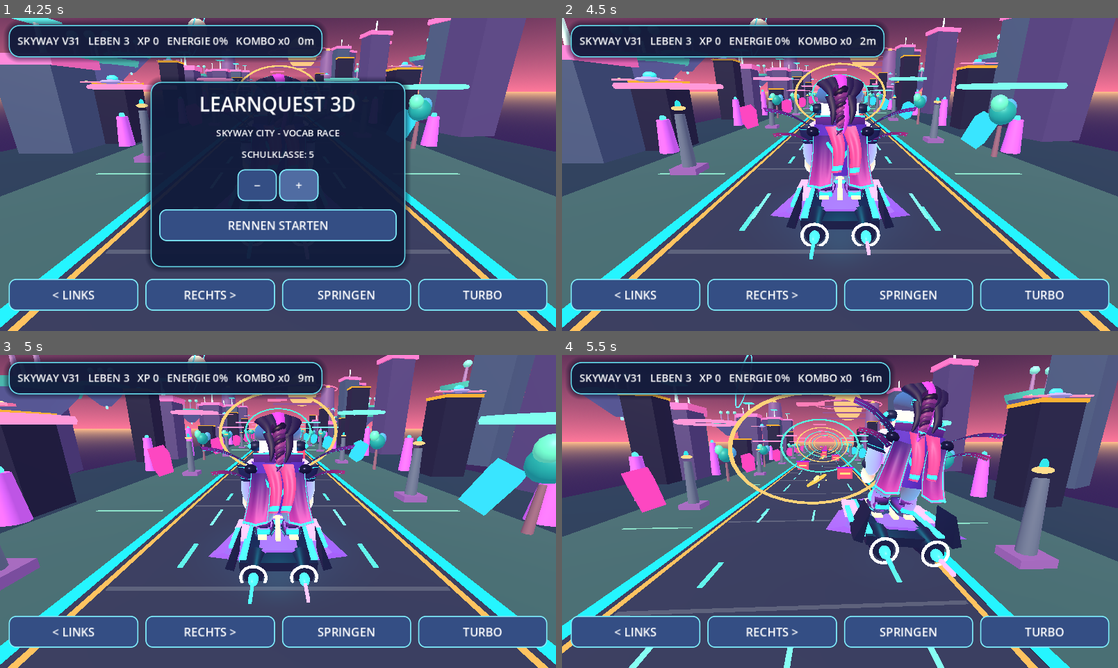
Above: before the commit, frames 1-4 (two rows, left to right).
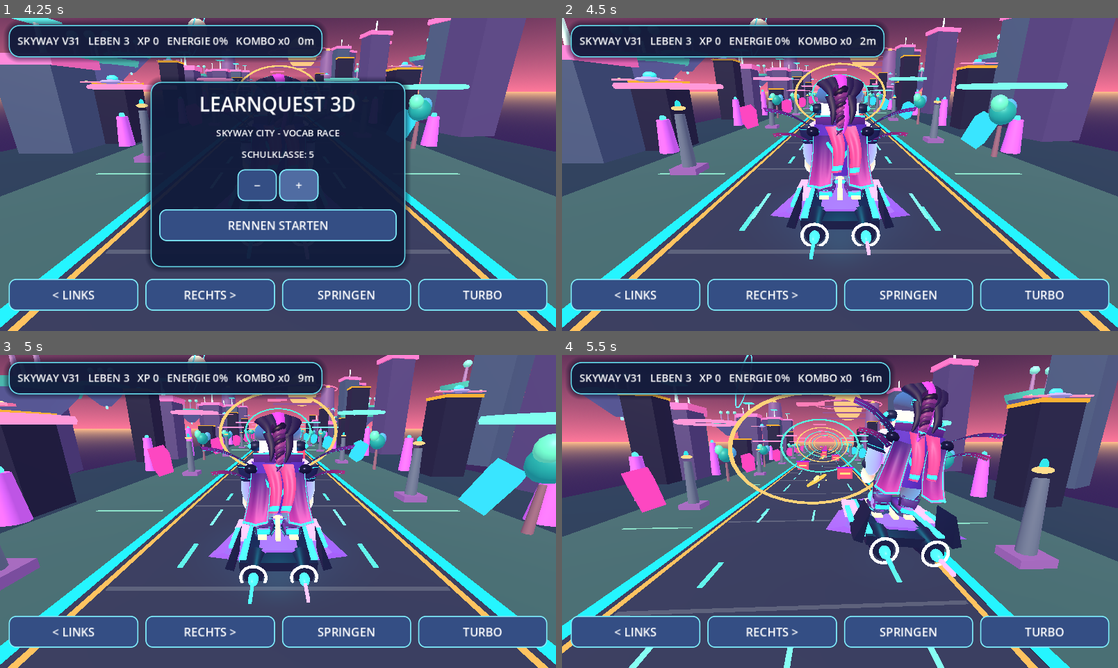
Above: after the commit, the same moments.

Repository: mtothek0703/learnquest-unity-web
Game: Godot game, scene res://main.tscn
Same seed, same stepped clock (60 frames per second), same inputs: the game is played once before the commit and once after it.
Inputs:
- Up to frame 1 (4.25 s): click "RECHTS >" at 0.5 s; click "SPRINGEN" at 1.25 s; click "TURBO" at 2 s; click "−" at 2.75 s; click "+" at 3.5 s
- Up to frame 2 (4.5 s): click "RENNEN STARTEN" at 4.25 s
- Up to frame 3 (5 s): no input
- Up to frame 4 (5.5 s): hold Right from 5.03 s (still down); tap Space at 5.27 s

Frame 1 is identical in both runs. In frame 2, less than 0.1% of the frame differs, in the area x 46-54%, y 51-56%; in frame 3, less than 0.1%; in frame 4, 0.2%, in the area x 55-65%, y 40-50%.

Commit message:
Skyway V34: sculpted animated rider leg armor and immutable release checks

Diff:
--- a/godot/rider_character.gd
+++ b/godot/rider_character.gd
@@ -339,6 +339,10 @@
         footwear.name = "SculptedHoverBoot"
         footwear.position = Vector3(0.0, -0.49, -0.08)
         pivot.add_child(footwear)
+        # Tailored mesh-built trousers and knee guards follow each steering leg.
+        var leg_armor := preload("res://rider_leg_armor.gd").new() as Node3D
+        leg_armor.name = "SculptedRiderLeg"
+        pivot.add_child(leg_armor)
         balance_legs.append(pivot)
 
 func _add_face_details(model: Node3D) -> void:
--- /dev/null
+++ b/godot/rider_leg_armor.gd
@@ -0,0 +1,180 @@
+extends Node3D
+## Original lightweight rider trousers and articulated aerodynamic knee armor.
+## Hand-shaped 3D surfaces, vertex-color fabric and emissive seams; no licensed
+## assets, physics changes, texture downloads or per-frame mesh regeneration.
+
+var clock: float = 0.0
+var knee_pivot: Node3D
+var light_material: StandardMaterial3D
+
+func _ready() -> void:
+    _build_armor()
+
+func _process(delta: float) -> void:
+    clock += delta
+    var rider := get_parent().get_parent().get_parent() as Node3D
+    var lean := float(rider.get("lean")) if rider != null else 0.0
+    var turbo := bool(rider.get("boosting")) if rider != null else false
+    if is_instance_valid(knee_pivot):
+        var target := (0.14 if turbo else 0.0) + lean * 0.08
+        knee_pivot.rotation.x = lerpf(knee_pivot.rotation.x, target, minf(1.0, delta * 7.0))
+    if light_material != null:
+        light_material.emission_energy_multiplier = 1.45 + (0.75 if turbo else 0.12) * (0.5 + 0.5 * sin(clock * (8.0 if turbo else 2.5)))
+
+func _fabric() -> StandardMaterial3D:
+    var material := StandardMaterial3D.new()
+    material.albedo_color = Color.WHITE
+    material.vertex_color_use_as_albedo = true
+    material.metallic = 0.22
+    material.roughness = 0.52
+    material.cull_mode = BaseMaterial3D.CULL_DISABLED
+    return material
+
+func _neon() -> StandardMaterial3D:
+    var material := StandardMaterial3D.new()
+    material.albedo_color = Color(0.15, 0.95, 1.0)
+    material.emission_enabled = true
+    material.emission = Color(0.04, 0.55, 0.92)
+    material.emission_energy_multiplier = 1.65
+    material.cull_mode = BaseMaterial3D.CULL_DISABLED
+    return material
+
+func _build_armor() -> void:
+    var cloth := _fabric()
+    light_material = _neon()
+    var trousers := MeshInstance3D.new()
+    trousers.name = "TailoredTrouserShell"
+    trousers.mesh = _trouser_mesh()
+    trousers.material_override = cloth
+    add_child(trousers)
+    var seams := MeshInstance3D.new()
+    seams.name = "LuminousSideSeams"
+    seams.mesh = _side_seam_mesh()
+    seams.material_override = light_material
+    add_child(seams)
+    knee_pivot = Node3D.new()
+    knee_pivot.name = "KneeArmorPivot"
+    knee_pivot.position = Vector3(0.0, -0.17, 0.0)
+    add_child(knee_pivot)
+    var guard := MeshInstance3D.new()
+    guard.name = "CurvedKneeGuard"
+    guard.mesh = _knee_guard_mesh()
+    guard.material_override = cloth
+    knee_pivot.add_child(guard)
+    var trim := MeshInstance3D.new()
+    trim.name = "KneeNeonPiping"
+    trim.mesh = _knee_trim_mesh()
+    trim.material_override = light_material
+    knee_pivot.add_child(trim)
+
+func _trouser_point(t: float, angle: float) -> Vector3:
+    var thigh := 0.215 - 0.048 * t + 0.018 * sin(t * PI)
+    var depth := 0.177 - 0.020 * t + 0.018 * sin(t * PI)
+    return Vector3(
+        cos(angle) * thigh,
+        0.16 - 0.61 * t,
+        0.015 + sin(angle) * depth + 0.014 * sin(t * PI)
+    )
+
+func _trouser_vertex(tool: SurfaceTool, t: float, angle: float) -> void:
+    var fabric_dark := Color(0.10, 0.09, 0.29)
+    var fabric_light := Color(0.43, 0.18, 0.59)
+    var sheen := 0.86 + 0.14 * maxf(0.0, sin(angle))
+    tool.set_color(fabric_dark.lerp(fabric_light, (1.0 - t) * 0.7) * sheen)
+    tool.add_vertex(_trouser_point(t, angle))
+
+func _trouser_mesh() -> ArrayMesh:
+    var tool := SurfaceTool.new()
+    tool.begin(Mesh.PRIMITIVE_TRIANGLES)
+    const ROWS := 18
+    const SIDES := 16
+    for row in range(ROWS):
+        var t0 := float(row) / float(ROWS)
+        var t1 := float(row + 1) / float(ROWS)
+        for side in range(SIDES):
+            var a0 := TAU * float(side) / float(SIDES)
+            var a1 := TAU * float(side + 1) / float(SIDES)
+            _trouser_vertex(tool, t0, a0)
+            _trouser_vertex(tool, t1, a0)
+            _trouser_vertex(tool, t1, a1)
+            _trouser_vertex(tool, t0, a0)
+            _trouser_vertex(tool, t1, a1)
+            _trouser_vertex(tool, t0, a1)
+    tool.generate_normals()
+    return tool.commit()
+
+func _quad(tool: SurfaceTool, a: Vector3, b: Vector3, c: Vector3, d: Vector3) -> void:
+    tool.add_vertex(a)
+    tool.add_vertex(c)
+    tool.add_vertex(d)
+    tool.add_vertex(a)
+    tool.add_vertex(d)
+    tool.add_vertex(b)
+
+func _side_seam_mesh() -> ArrayMesh:
+    var tool := SurfaceTool.new()
+    tool.begin(Mesh.PRIMITIVE_TRIANGLES)
+    const ROWS := 18
+    for angle in [0.24 * PI, 0.76 * PI]:
+        for row in range(ROWS):
+            var t0 := float(row) / float(ROWS)
+            var t1 := float(row + 1) / float(ROWS)
+            var offset := Vector3(0.0, 0.0, 0.012)
+            _quad(tool,
+                _trouser_point(t0, angle) + offset,
+                _trouser_point(t0, angle + 0.055) + offset,
+                _trouser_point(t1, angle) + offset,
+                _trouser_point(t1, angle + 0.055) + offset)
+    tool.generate_normals()
+    return tool.commit()
+
+func _knee_point(u: float, t: float) -> Vector3:
+    var across := 2.0 * u - 1.0
+    var arch := sqrt(maxf(0.0, 1.0 - across * across))
+    return Vector3(
+        across * (0.225 - 0.045 * t),
+        0.13 - 0.28 * t,
+        0.17 + 0.10 * arch * sin(t * PI) + 0.022 * t
+    )
+
+func _knee_vertex(tool: SurfaceTool, u: float, t: float) -> void:
+    var shade := Color(0.14, 0.15, 0.38).lerp(Color(0.44, 0.25, 0.68), 0.28 + 0.55 * t)
+    tool.set_color(shade)
+    tool.add_vertex(_knee_point(u, t))
+
+func _knee_guard_mesh() -> ArrayMesh:
+    var tool := SurfaceTool.new()
+    tool.begin(Mesh.PRIMITIVE_TRIANGLES)
+    const ROWS := 10
+    const COLUMNS := 14
+    for row in range(ROWS):
+        var t0 := float(row) / float(ROWS)
+        var t1 := float(row + 1) / float(ROWS)
+        for col in range(COLUMNS):
+            var u0 := float(col) / float(COLUMNS)
+            var u1 := float(col + 1) / float(COLUMNS)
+            _knee_vertex(tool, u0, t0)
+            _knee_vertex(tool, u0, t1)
+            _knee_vertex(tool, u1, t1)
+            _knee_vertex(tool, u0, t0)
+            _knee_vertex(tool, u1, t1)
+            _knee_vertex(tool, u1, t0)
+    tool.generate_normals()
+    return tool.commit()
+
+func _knee_trim_mesh() -> ArrayMesh:
+    var tool := SurfaceTool.new()
+    tool.begin(Mesh.PRIMITIVE_TRIANGLES)
+    const COLUMNS := 14
+    for band in [0.12, 0.82]:
+        for col in range(COLUMNS):
+            var u0 := float(col) / float(COLUMNS)
+            var u1 := float(col + 1) / float(COLUMNS)
+            var offset := Vector3(0.0, 0.0, 0.014)
+            _quad(tool,
+                _knee_point(u0, band) + offset,
+                _knee_point(u1, band) + offset,
+                _knee_point(u0, band + 0.035) + offset,
+                _knee_point(u1, band + 0.035) + offset)
+    tool.generate_normals()
+    return tool.commit()
--- a/godot/smoke_test.gd
+++ b/godot/smoke_test.gd
@@ -154,6 +154,33 @@
         if footwear.get_node_or_null("TailoredAnkleCuff") == null:
             _fail("Boot ankle cuff missing: " + leg_name)
             return
+    # V34: original sculpted fabric legs and articulated knee armor.
+    for leg_name in ["BalanceLeg0", "BalanceLeg1"]:
+        var leg_armor := installed_model.get_node_or_null(leg_name + "/SculptedRiderLeg") as Node3D
+        if leg_armor == null:
+            _fail("Tailored rider leg mesh missing: " + leg_name)
+            return
+        var trousers := leg_armor.get_node_or_null("TailoredTrouserShell") as MeshInstance3D
+        var seams := leg_armor.get_node_or_null("LuminousSideSeams") as MeshInstance3D
+        var knee := leg_armor.get_node_or_null("KneeArmorPivot") as Node3D
+        var guard := knee.get_node_or_null("CurvedKneeGuard") as MeshInstance3D if knee != null else null
+        var trim := knee.get_node_or_null("KneeNeonPiping") as MeshInstance3D if knee != null else null
+        if trousers == null or not (trousers.mesh is ArrayMesh) or (trousers.mesh as ArrayMesh).surface_get_array_len(0) < 1600:
+            _fail("Sculpted trouser shell needs detailed original mesh: " + leg_name)
+            return
+        var fabric := trousers.material_override as StandardMaterial3D
+        if fabric == null or not fabric.vertex_color_use_as_albedo:
+            _fail("Trouser fabric gradient missing: " + leg_name)
+            return
+        if seams == null or not (seams.mesh is ArrayMesh) or (seams.material_override as StandardMaterial3D) == null or not (seams.material_override as StandardMaterial3D).emission_enabled:
+            _fail("Glowing trouser seams missing: " + leg_name)
+            return
+        if guard == null or not (guard.mesh is ArrayMesh) or (guard.mesh as ArrayMesh).surface_get_array_len(0) < 800:
+            _fail("Sculpted articulated knee guard missing: " + leg_name)
+            return
+        if trim == null or not (trim.mesh is ArrayMesh) or (trim.material_override as StandardMaterial3D) == null or not (trim.material_override as StandardMaterial3D).emission_enabled:
+            _fail("Glowing knee armor piping missing: " + leg_name)
+            return
     # V31: mesh-built two-panel coat, gradient fabric, luminous seams and collar.
     var coat := installed_model.get_node_or_null("AnimatedSculptedCoat") as Node3D
     if coat == null:
@@ -420,5 +447,5 @@
         if answer_button.disabled:
             _fail("A new vocabulary question kept an old answer disabled")
             return
-    print("LEARNQUEST SMOKE TEST PASSED: scene, 3D world, sculpted V33 braid and V32 boots, rider, steering, jump, pickups, vocabulary, responsive HUD")
+    print("LEARNQUEST SMOKE TEST PASSED: scene, 3D world, sculpted V34 rider legs, V33 braid and V32 boots, rider, steering, jump, pickups, vocabulary, responsive HUD")
     quit(0)
Not shown, changed: .github/scripts/preserve_legacy_pages.py
Not shown, changed: .github/scripts/test_preserve_legacy_pages.py
Not shown, changed: .github/workflows/preserve-pages-check.yml
Not shown, changed: .github/workflows/publish-unity-webgl.yml
Not shown, changed: godot/README.md
